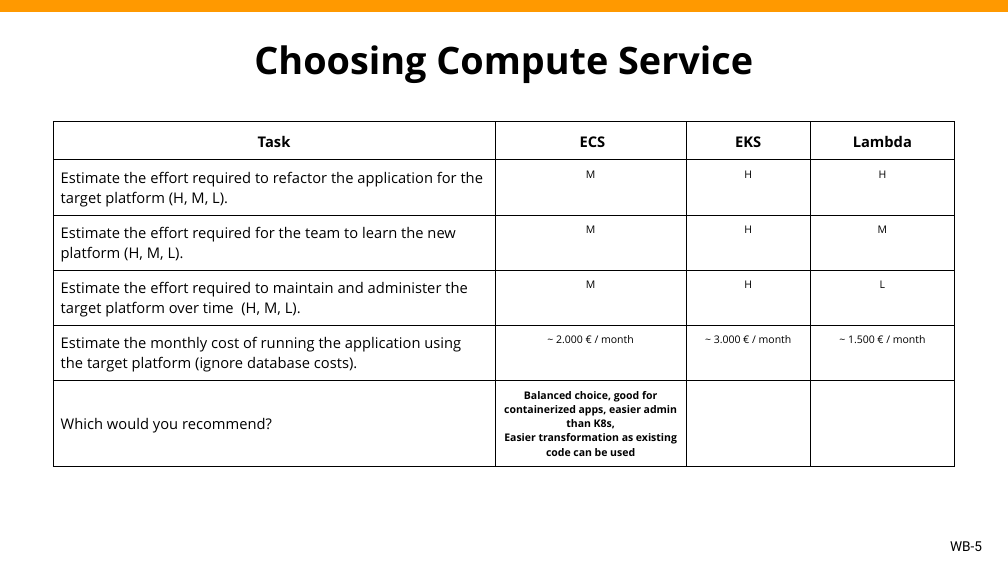
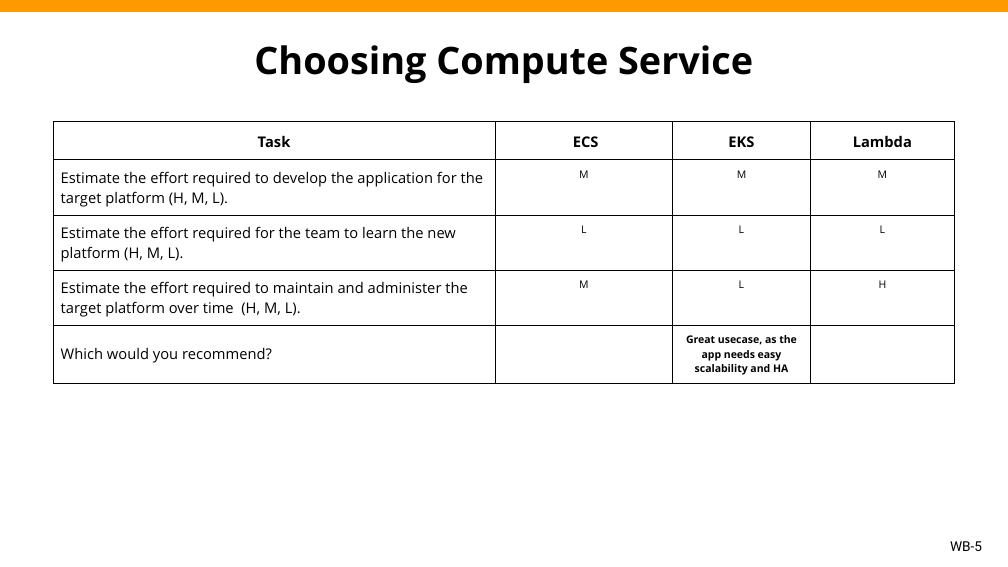
Before and after one commit to xPl1Cit/aws-engagement-ready, a slide deck: slide 5 of AL Final Project Presentation.pptx. Drawn at 1008x567 pixels with LibreOffice and Linux fonts; fonts in the diff are those of the drawing; background and template pictures are left out. Boxes give left, top, right and bottom in pixels: in the first picture for what was removed or moved away, otherwise in the second. Text is boxed around its words. In the diff, an @@ line names an element or a change of style, - is before the commit and + after.

```diff
--- a/AL Final Project Presentation.pptx
+++ b/AL Final Project Presentation.pptx
@@ table at box(53, 122, 954, 379) @@
-row 2: Estimate the effort required to refactor the application for the target platform (H, M, L). | M | H | H
-row 3: Estimate the effort required for the team to learn the new platform (H, M, L). | M | H | M
-row 4: Estimate the effort required to maintain and administer the target platform over time (H, M, L). | M | H | L
-row 5: Estimate the monthly cost of running the application using the target platform (ignore database costs). | ~ 2.000 € / month | ~ 3.000 € / month | ~ 1.500 € / month
-row 6: Which would you recommend? | Balanced choice, good for containerized apps, easier admin than K8s, / Easier transformation as existing code can be used |  | 
+row 2: Estimate the effort required to develop the application for the target platform (H, M, L). | M | M | M
+row 3: Estimate the effort required for the team to learn the new platform (H, M, L). | L | L | L
+row 4: Estimate the effort required to maintain and administer the target platform over time (H, M, L). | M | L | H
+row 5: Which would you recommend? |  | Great usecase, as the app needs easy scalability and HA | 
```
Also in this commit, not shown: 2 other slides changed, 3 slides added, 3 slides removed, 1 other file.
